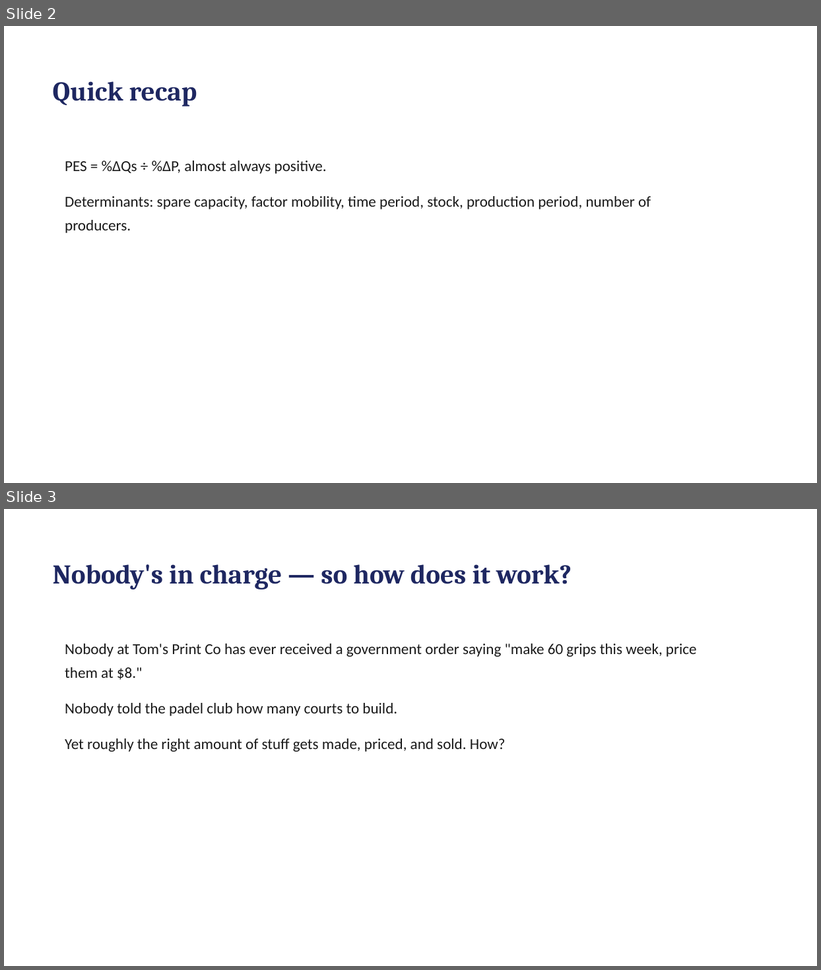
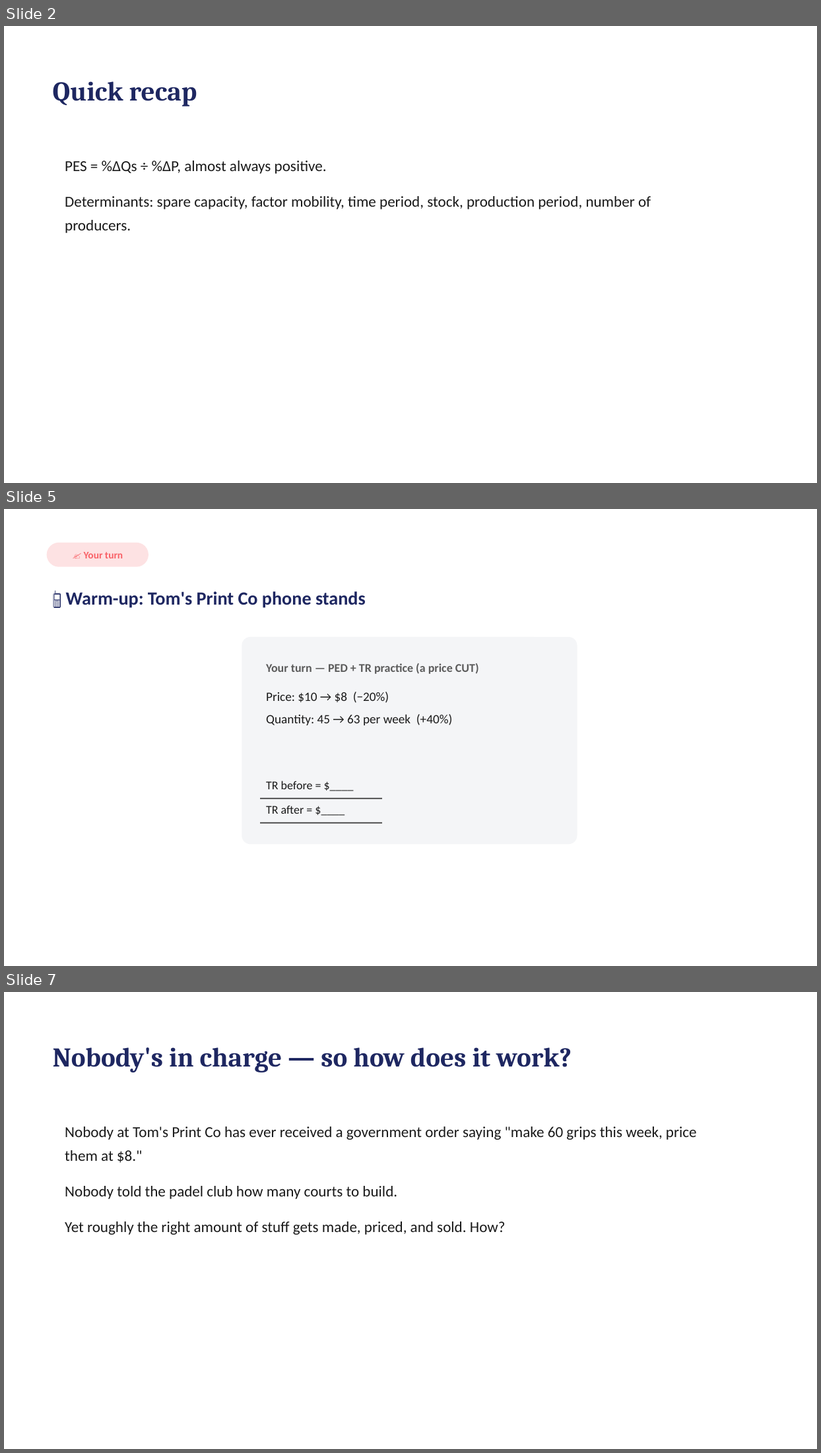
Before and after one commit to rebeccakfurness-boop/selongbayschool-teaching, a slide deck: courses/tom-economics/lessons/lesson-06/slides.pptx. Shown one above the other, each under a label of ours: slides 2 and 3 before the commit, slides 2, 5 and 7 after it; the slides between them are not shown. The pictures are 821x970 and 821x1453 pixels, drawn with LibreOffice and Linux fonts; fonts in the diff are those of the drawing. Boxes give left, top, right and bottom in pixels: in the first picture for what was removed or moved away, otherwise in the second. Text is boxed around its words. In the diff, an @@ line names an element or a change of style, - is before the commit and + after.

```diff
--- a/courses/tom-economics/lessons/lesson-06/slides.pptx
+++ b/courses/tom-economics/lessons/lesson-06/slides.pptx
@@ slide 5 added at [4,509,817,966], background #FFFFFF @@
@@ rounded rectangle added at [47,543,149,567], fill #F96167 at 18% opacity @@
@@ text added at [84,552,123,559], 12 pt, text #F96167, bold @@
+✍️ Your turn
@@ text added at [66,591,366,608], 22 pt, text #1E2761, bold @@
+📱 Warm-up: Tom's Print Co phone stands
@@ rounded rectangle added at [242,637,578,844], fill #F4F5F7 @@
@@ text added at [266,663,479,674], 14 pt, text #5B5B5B, bold @@
+Your turn — PED + TR practice (a price CUT)
@@ text added at [266,692,452,725], 15 pt, text #1A1A1A @@
+Price: $10 → $8 (−20%)
+Quantity: 45 → 63 per week (+40%)
@@ text added at [266,781,313,789], 14 pt, text #1A1A1A @@
+TR before = $____
@@ line added from (260, 799) to (382, 799), #5B5B5B 1.5 pt @@
@@ text added at [266,805,304,814], 14 pt, text #1A1A1A @@
+TR after = $____
@@ line added from (260, 823) to (382, 823), #5B5B5B 1.5 pt @@
@@ what was slide 3 is now slide 7 @@
```
Also in this commit, not shown: 3 other slides added, 10 other files.
